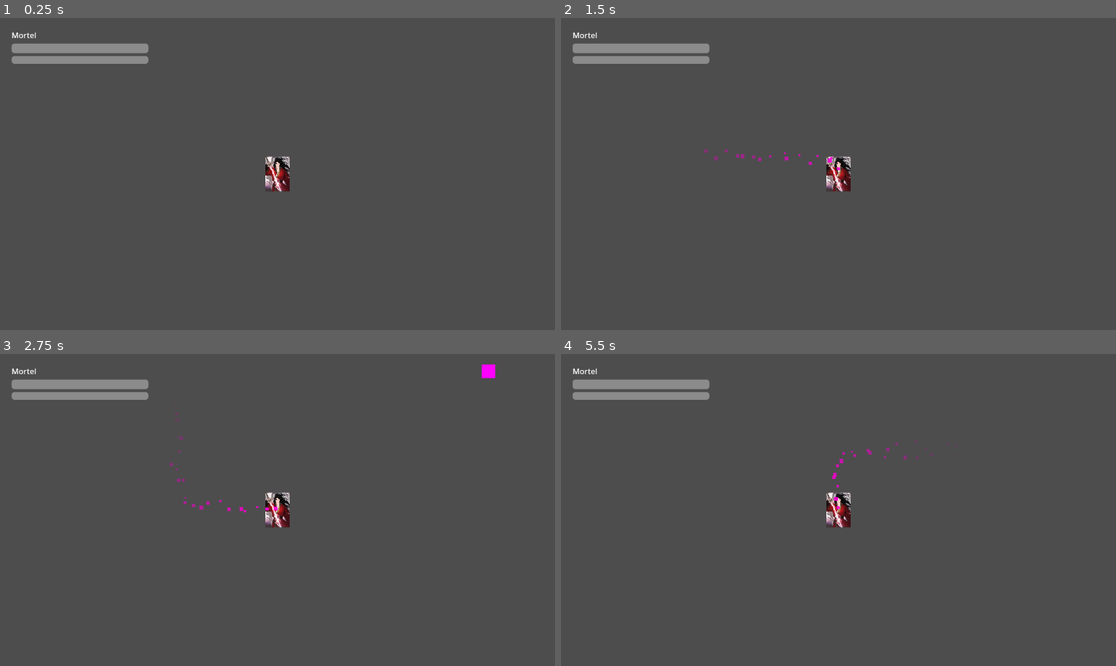
Above: before the commit, frames 1-4 (two rows, left to right).
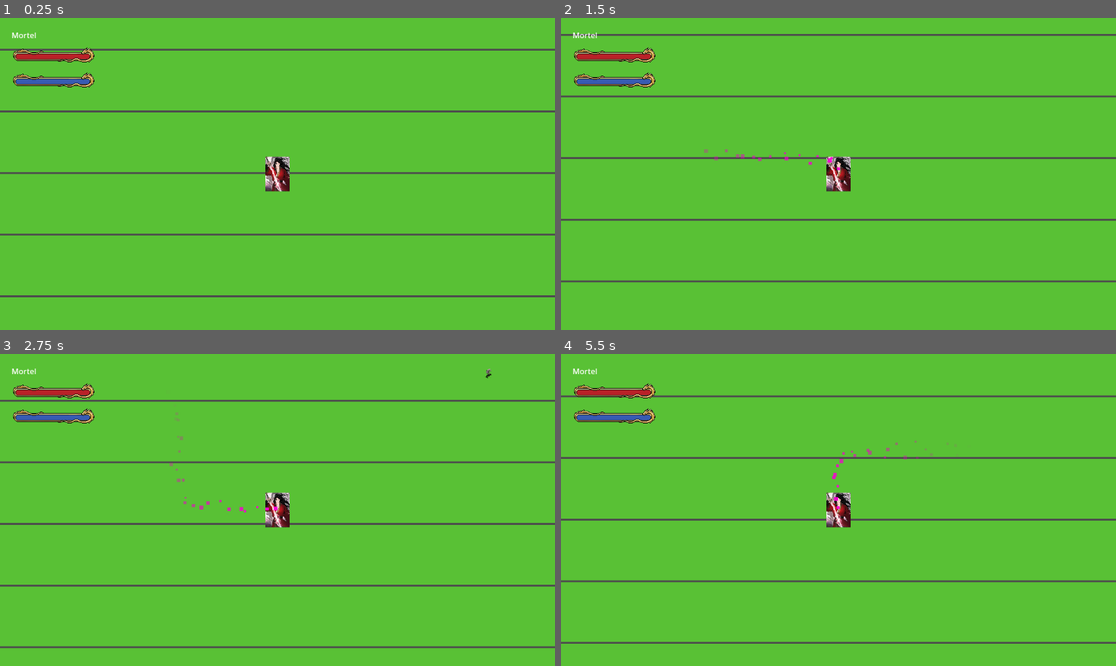
Above: after the commit, the same moments.

Repository: HunterDemonSlay/projet-JEU
Game: Godot game, scene res://scenes/world.tscn
Same seed, same stepped clock (60 frames per second), same inputs: the game is played once before the commit and once after it.
Inputs:
- Up to frame 1 (0.25 s): no input
- Up to frame 2 (1.5 s): tap Enter at 0.5 s; hold D (move_right) 0.53-1.28 s; hold S (move_down) from 1.28 s (still down)
- Up to frame 3 (2.75 s): release S (move_down) at 2.03 s; hold D (move_right) from 2.03 s (still down)
- Up to frame 4 (5.5 s): release D (move_right) at 2.78 s; hold W (move_up) 2.78-3.53 s; hold A (move_left) 3.53-5.03 s; hold S (move_down) from 5.03 s (still down)

The runs differ from the first frame. In frame 1, 97% of the frame differs, in the area x 0-100%, y 0-100%; in frame 2, 97%; in frame 3, 97%; in frame 4, 97%.

Commit message:
Integrer les assets itch.io : ennemi anime, UI dragon-huds, fond d'herbe
Source : dossier assets/raw itch/ (75000+ fichiers, exclu de l'import Godot via .gdignore et de Git via .gitignore -- bibliotheque de reference locale, seuls les fichiers utiles sont copies et versionnes).

Verifie en headless avec Godot 4.7 : import propre (rapide, apres exclusion du dossier source) + 15s de jeu reel sans erreur.

- Ennemis : sprite knight_walk.png (2D HD Character Knight, grille 15x8 confirmee par inspection visuelle) remplace le carre magenta. Enemy.gd fait defiler les frames de la ligne 2 (vue de cote) en boucle via un accumulateur de temps (pas d'AnimationPlayer, plus simple et fiable pour une seule animation), avec flip_h selon la direction horizontale. Scale 0.3 pour ramener les frames 128px a une taille d'ennemi coherente.
- UI : line-bar-health/mana (dragon-huds) remplacent les ProgressBar grises du HUD (passees en TextureProgressBar, meme API .value/.max_value donc hud.gd quasi inchange). panel-with-background.png habille les fonds du menu de percee et de l'ecran de Game Over via StyleBoxTexture.
- Decor : tuile d'herbe plate extraite manuellement du blob 'free_pixel_16_woods' (zone uniforme verifiee par inspection visuelle, pas d'effet de bord). Affichee en repetition (Sprite2D + texture_repeat + region_rect 4096x4096) plutot qu'un TileMapLayer rempli a la main (risque trop eleve d'encoder des donnees de tuiles binaires sans retour visuel). TileSet minimal (ground_tileset.tres) cree separement pour permettre de peindre une vraie carte a la main dans l'editeur plus tard.
- Aucun fichier du joueur (Player.tscn, sword_qi_projectile, shader additif) n'a ete touche.

Diff:
--- /dev/null
+++ b/assets/decor/ground_tileset.tres
@@ -0,0 +1,12 @@
+[gd_resource type="TileSet" load_steps=3 format=3]
+
+[ext_resource type="Texture2D" path="res://assets/decor/ground_grass_tile.png" id="1"]
+
+[sub_resource type="TileSetAtlasSource" id="TileSetAtlasSource_1"]
+texture = ExtResource("1")
+texture_region_size = Vector2i(16, 16)
+0:0/0 = 0
+
+[resource]
+tile_size = Vector2i(16, 16)
+sources/0 = SubResource("TileSetAtlasSource_1")
--- a/scenes/enemies/enemy.tscn
+++ b/scenes/enemies/enemy.tscn
@@ -1,8 +1,9 @@
-[gd_scene load_steps=6 format=3]
+[gd_scene load_steps=7 format=3]
 
 [ext_resource type="Script" path="res://scripts/enemies/enemy.gd" id="1"]
 [ext_resource type="Script" path="res://scripts/enemies/enemy_stats.gd" id="2"]
 [ext_resource type="PackedScene" path="res://scenes/pickups/qi_orb.tscn" id="3"]
+[ext_resource type="Texture2D" path="res://assets/enemies/knight_walk.png" id="4"]
 
 [sub_resource type="Resource" id="EnemyStats_default"]
 script = ExtResource("2")
@@ -17,9 +18,6 @@
 [sub_resource type="CircleShape2D" id="CircleShape2D_hurtbox"]
 radius = 16.0
 
-[sub_resource type="PlaceholderTexture2D" id="PlaceholderTexture2D_sprite"]
-size = Vector2(28, 28)
-
 [node name="Enemy" type="CharacterBody2D"]
 collision_layer = 2
 collision_mask = 1
@@ -28,7 +26,11 @@
 qi_orb_scene = ExtResource("3")
 
 [node name="Sprite2D" type="Sprite2D" parent="."]
-texture = SubResource("PlaceholderTexture2D_sprite")
+scale = Vector2(0.3, 0.3)
+texture = ExtResource("4")
+hframes = 15
+vframes = 8
+frame = 30
 
 [node name="CollisionShape2D" type="CollisionShape2D" parent="."]
 shape = SubResource("CircleShape2D_body")
--- a/scenes/ui/game_over_screen.tscn
+++ b/scenes/ui/game_over_screen.tscn
@@ -1,6 +1,14 @@
-[gd_scene load_steps=2 format=3]
+[gd_scene load_steps=3 format=3]
 
 [ext_resource type="Script" path="res://scripts/ui/game_over_screen.gd" id="1"]
+[ext_resource type="Texture2D" path="res://assets/ui/panel_with_background.png" id="2"]
+
+[sub_resource type="StyleBoxTexture" id="StyleBoxTexture_panel"]
+texture = ExtResource("2")
+texture_margin_left = 24.0
+texture_margin_top = 24.0
+texture_margin_right = 24.0
+texture_margin_bottom = 24.0
 
 [node name="GameOverScreen" type="CanvasLayer"]
 script = ExtResource("1")
@@ -14,6 +22,7 @@
 
 [node name="PanelContainer" type="PanelContainer" parent="CenterContainer"]
 layout_mode = 2
+theme_override_styles/panel = SubResource("StyleBoxTexture_panel")
 
 [node name="VBoxContainer" type="VBoxContainer" parent="CenterContainer/PanelContainer"]
 layout_mode = 2
--- a/scenes/ui/hud.tscn
+++ b/scenes/ui/hud.tscn
@@ -1,7 +1,18 @@
-[gd_scene load_steps=3 format=3]
+[gd_scene load_steps=8 format=3]
 
 [ext_resource type="Script" path="res://scripts/ui/hud.gd" id="1"]
 [ext_resource type="Script" path="res://scripts/ui/menus/breakthrough_menu.gd" id="2"]
+[ext_resource type="Texture2D" path="res://assets/ui/line_bar_transparent.png" id="3"]
+[ext_resource type="Texture2D" path="res://assets/ui/line_bar_health.png" id="4"]
+[ext_resource type="Texture2D" path="res://assets/ui/line_bar_mana.png" id="5"]
+[ext_resource type="Texture2D" path="res://assets/ui/panel_with_background.png" id="6"]
+
+[sub_resource type="StyleBoxTexture" id="StyleBoxTexture_panel"]
+texture = ExtResource("6")
+texture_margin_left = 24.0
+texture_margin_top = 24.0
+texture_margin_right = 24.0
+texture_margin_bottom = 24.0
 
 [node name="HUD" type="CanvasLayer"]
 script = ExtResource("1")
@@ -10,7 +21,7 @@
 offset_left = 16.0
 offset_top = 16.0
 offset_right = 316.0
-offset_bottom = 110.0
+offset_bottom = 130.0
 theme_override_constants/margin_left = 8
 theme_override_constants/margin_top = 8
 theme_override_constants/margin_right = 8
@@ -24,17 +35,19 @@
 layout_mode = 2
 text = "Mortel"
 
-[node name="HealthBar" type="ProgressBar" parent="MarginContainer/VBoxContainer"]
+[node name="HealthBar" type="TextureProgressBar" parent="MarginContainer/VBoxContainer"]
+custom_minimum_size = Vector2(176, 46)
 layout_mode = 2
-custom_minimum_size = Vector2(0, 20)
-show_percentage = false
 value = 100.0
+texture_under = ExtResource("3")
+texture_progress = ExtResource("4")
 
-[node name="QiBar" type="ProgressBar" parent="MarginContainer/VBoxContainer"]
+[node name="QiBar" type="TextureProgressBar" parent="MarginContainer/VBoxContainer"]
+custom_minimum_size = Vector2(176, 46)
 layout_mode = 2
-custom_minimum_size = Vector2(0, 16)
-show_percentage = false
 value = 0.0
+texture_under = ExtResource("3")
+texture_progress = ExtResource("5")
 
 [node name="BreakthroughMenu" type="Control" parent="."]
 visible = false
@@ -55,6 +68,7 @@
 
 [node name="PanelContainer" type="PanelContainer" parent="BreakthroughMenu/CenterContainer"]
 layout_mode = 2
+theme_override_styles/panel = SubResource("StyleBoxTexture_panel")
 
 [node name="VBoxContainer" type="VBoxContainer" parent="BreakthroughMenu/CenterContainer/PanelContainer"]
 layout_mode = 2
--- a/scenes/world.tscn
+++ b/scenes/world.tscn
@@ -6,9 +6,17 @@
 [ext_resource type="PackedScene" path="res://scenes/enemies/enemy.tscn" id="4"]
 [ext_resource type="PackedScene" path="res://scenes/ui/hud.tscn" id="5"]
 [ext_resource type="PackedScene" path="res://scenes/ui/game_over_screen.tscn" id="6"]
+[ext_resource type="Texture2D" path="res://assets/decor/ground_grass_tile.png" id="7"]
 
 [node name="World" type="Node2D"]
 script = ExtResource("1")
+
+[node name="Background" type="Sprite2D" parent="."]
+texture = ExtResource("7")
+texture_repeat = 2
+texture_filter = 1
+region_enabled = true
+region_rect = Rect2(-2048, -2048, 4096, 4096)
 
 [node name="Player" parent="." instance=ExtResource("2")]
 
--- a/scripts/enemies/enemy.gd
+++ b/scripts/enemies/enemy.gd
@@ -15,6 +15,17 @@
 
 @onready var hurtbox: Area2D = $Hurtbox
 @onready var collision_shape: CollisionShape2D = $CollisionShape2D
+@onready var sprite: Sprite2D = $Sprite2D
+
+## Nombre de colonnes du spritesheet (knight_walk.png : grille 15x8, une
+## ligne par direction). On n'utilise qu'une seule ligne (vue de côté) avec
+## flip_h pour gauche/droite, plutôt que les 8 directions complètes : un
+## "simple loop" comme demandé, pas un système de direction complet.
+const SPRITE_COLUMNS := 15
+const WALK_ROW := 2
+const WALK_FPS := 12.0
+
+var _walk_anim_time: float = 0.0
 
 var current_health: float
 ## Cache de la référence au joueur, résolue une seule fois (voir _ready /
@@ -55,13 +66,27 @@
 	collision_shape.disabled = true
 
 
-func _physics_process(_delta: float) -> void:
+func _physics_process(delta: float) -> void:
 	if not is_instance_valid(_player):
 		return
 
 	var direction := (_player.global_position - global_position).normalized()
 	velocity = direction * stats.speed
 	move_and_slide()
+
+	if absf(direction.x) > 0.01:
+		sprite.flip_h = direction.x < 0.0
+	_advance_walk_animation(delta)
+
+
+## Fait défiler les frames de la ligne WALK_ROW du spritesheet, en boucle,
+## sans passer par un AnimationPlayer : plus simple à faire fonctionner de
+## façon fiable pour une seule animation que d'encoder une Resource Animation
+## à la main.
+func _advance_walk_animation(delta: float) -> void:
+	_walk_anim_time += delta
+	var frame_in_row := int(_walk_anim_time * WALK_FPS) % SPRITE_COLUMNS
+	sprite.frame = WALK_ROW * SPRITE_COLUMNS + frame_in_row
 
 
 ## Applique des dégâts et déclenche la mort si les HP tombent à zéro.
--- a/scripts/ui/hud.gd
+++ b/scripts/ui/hud.gd
@@ -7,8 +7,8 @@
 ## signaux `health_changed`, `qi_changed` et `realm_changed` émis par
 ## `Player`, ce qui garde l'UI totalement découplée de la logique de jeu.
 
-@onready var health_bar: ProgressBar = $MarginContainer/VBoxContainer/HealthBar
-@onready var qi_bar: ProgressBar = $MarginContainer/VBoxContainer/QiBar
+@onready var health_bar: TextureProgressBar = $MarginContainer/VBoxContainer/HealthBar
+@onready var qi_bar: TextureProgressBar = $MarginContainer/VBoxContainer/QiBar
 @onready var realm_label: Label = $MarginContainer/VBoxContainer/RealmLabel
 
 
Binary file added: assets/decor/ground_grass_tile.png
Not shown, added: assets/decor/ground_grass_tile.png.import
Binary file added: assets/enemies/knight_walk.png
Not shown, added: assets/enemies/knight_walk.png.import
Binary file added: assets/ui/line_bar_health.png
Not shown, added: assets/ui/line_bar_health.png.import
Binary file added: assets/ui/line_bar_mana.png
Not shown, added: assets/ui/line_bar_mana.png.import
Binary file added: assets/ui/line_bar_transparent.png
Not shown, added: assets/ui/line_bar_transparent.png.import
Binary file added: assets/ui/panel_with_background.png
Not shown, added: assets/ui/panel_with_background.png.import
(and 2 more such lines)
